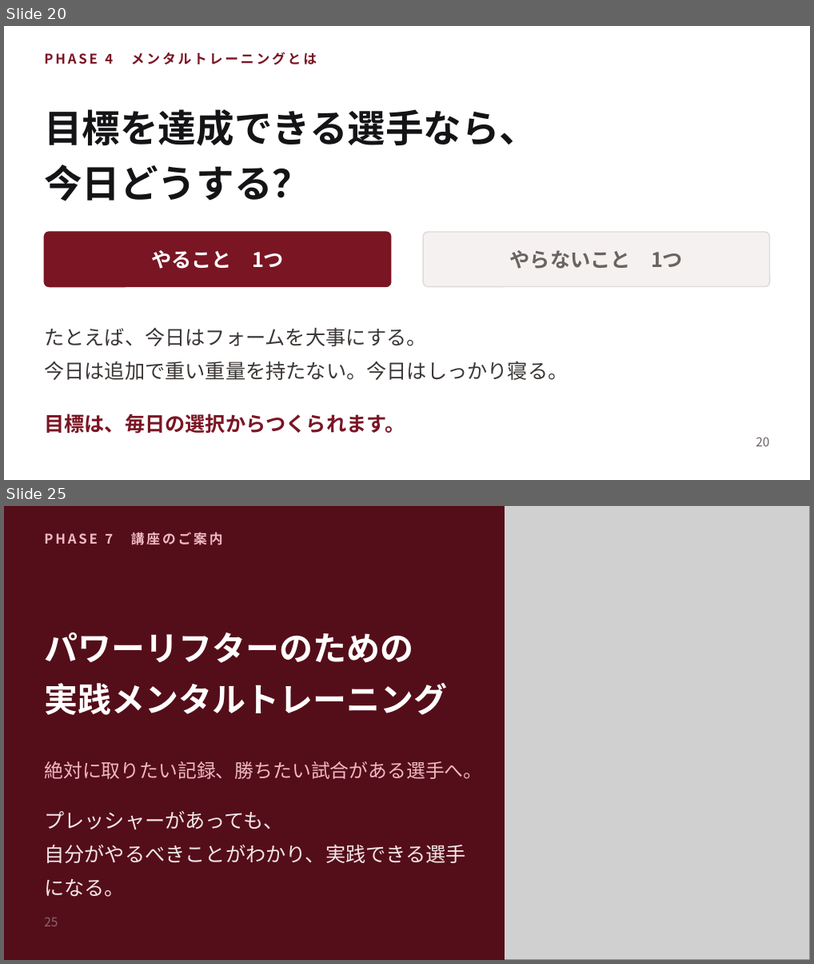
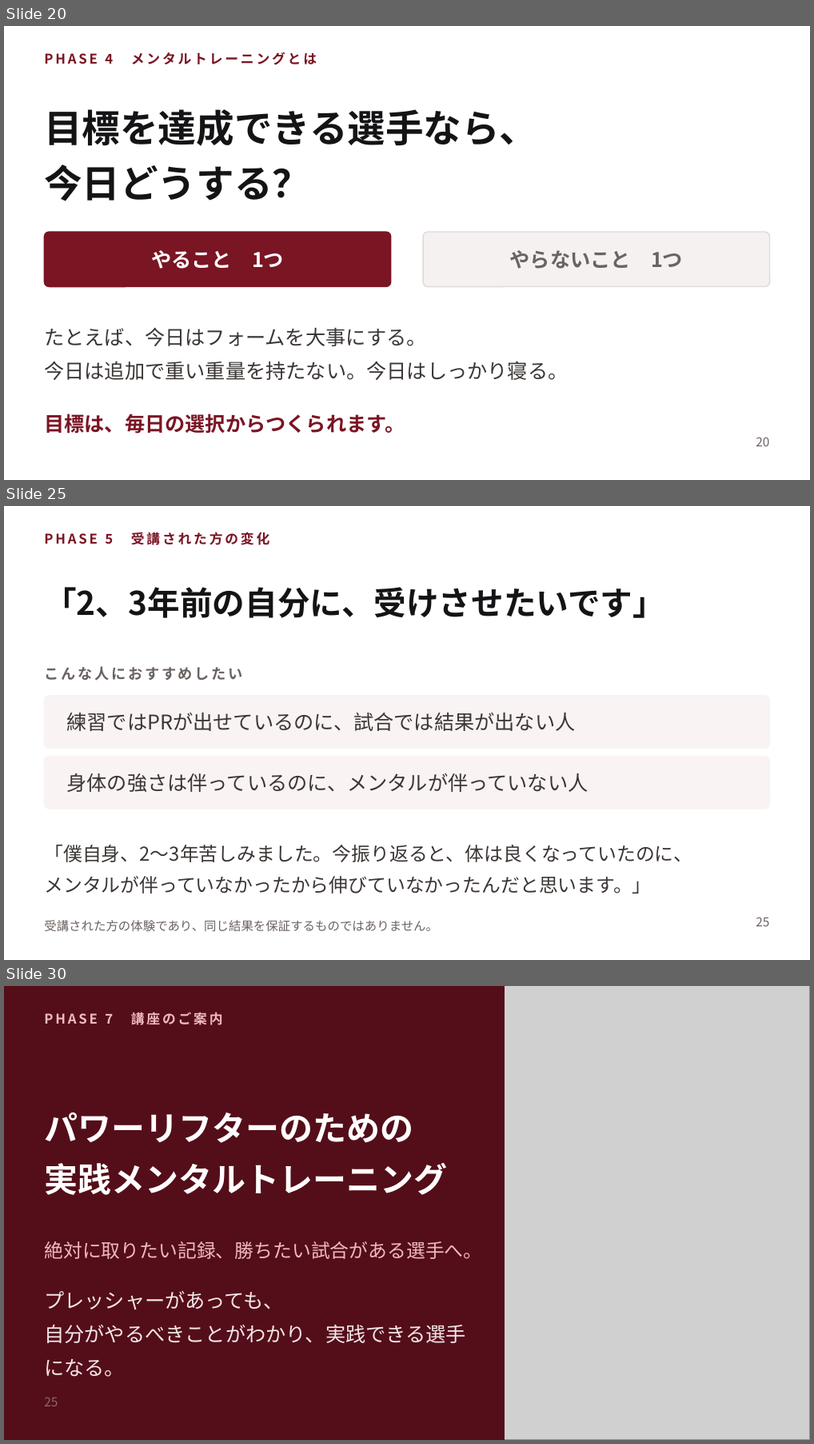
Before and after one commit to shiori0823/shiorin-trainer, a slide deck: deck/consultation-deck.pptx. Shown one above the other, each under a label of ours: slides 20 and 25 before the commit, slides 20, 25 and 30 after it; the slides between them are not shown. The pictures are 814x964 and 814x1444 pixels, drawn with LibreOffice and Linux fonts; fonts in the diff are those of the drawing; grey boxes stand for pictures. Boxes give left, top, right and bottom in pixels: in the first picture for what was removed or moved away, otherwise in the second. Text is boxed around its words. In the diff, an @@ line names an element or a change of style, - is before the commit and + after.

```diff
--- a/deck/consultation-deck.pptx
+++ b/deck/consultation-deck.pptx
@@ slide 25 added at box(4, 506, 810, 960), background #FFFFFF @@
@@ text added at box(44, 532, 270, 545), 12 pt, text #7A1524, bold @@
+PHASE 5 受講された方の変化
@@ text added at box(44, 587, 666, 618), 29 pt, text #141416, bold @@
+「2、3年前の自分に、受けさせたいです」
@@ text added at box(44, 666, 243, 680), 13 pt, text #6B6360, bold @@
+こんな人におすすめしたい
@@ rounded rectangle added at box(44, 696, 770, 748), fill #FAF3F4, outline #FAF3F4 1 pt @@
@@ text added at box(67, 712, 576, 731), 18 pt, text #3B3634 @@
+練習ではPRが出せているのに、試合では結果が出ない人
@@ rounded rectangle added at box(44, 756, 770, 808), fill #FAF3F4, outline #FAF3F4 1 pt @@
@@ text added at box(67, 773, 589, 792), 18 pt, text #3B3634 @@
+身体の強さは伴っているのに、メンタルが伴っていない人
@@ text added at box(44, 844, 693, 893), 17 pt, text #3B3634 @@
+「僕自身、2〜3年苦しみました。今振り返ると、体は良くなっていたのに、
+メンタルが伴っていなかったから伸びていなかったんだと思います。」
@@ text added at box(44, 920, 438, 931), 11 pt, text #6B6360 @@
+受講された方の体験であり、同じ結果を保証するものではありません。
@@ text added at box(756, 916, 770, 926), 11 pt, text #6B6360 @@
+25
@@ what was slide 25 is now slide 30 @@
```
Also in this commit, not shown: 11 slides changed, 4 other slides added, 2 other files.
